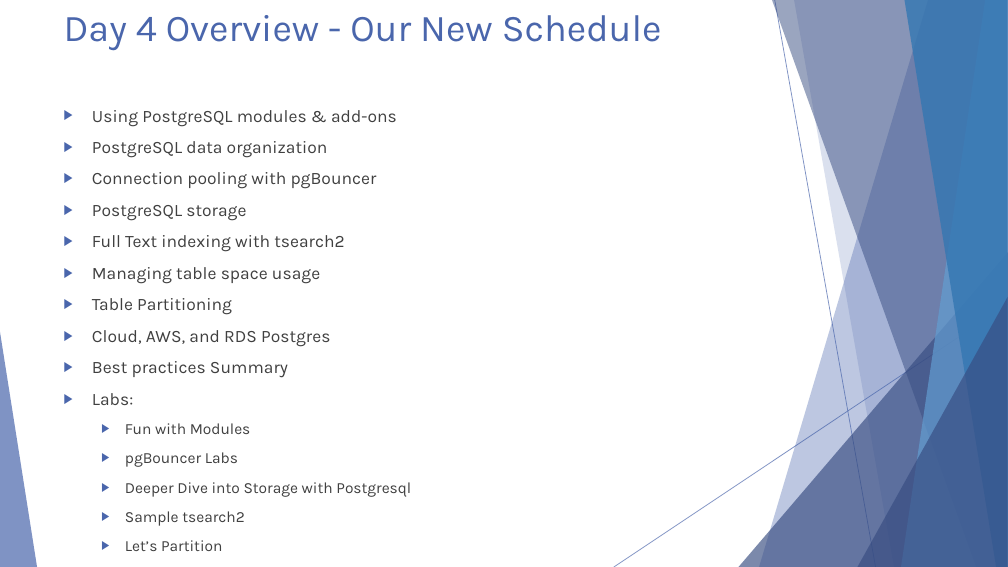
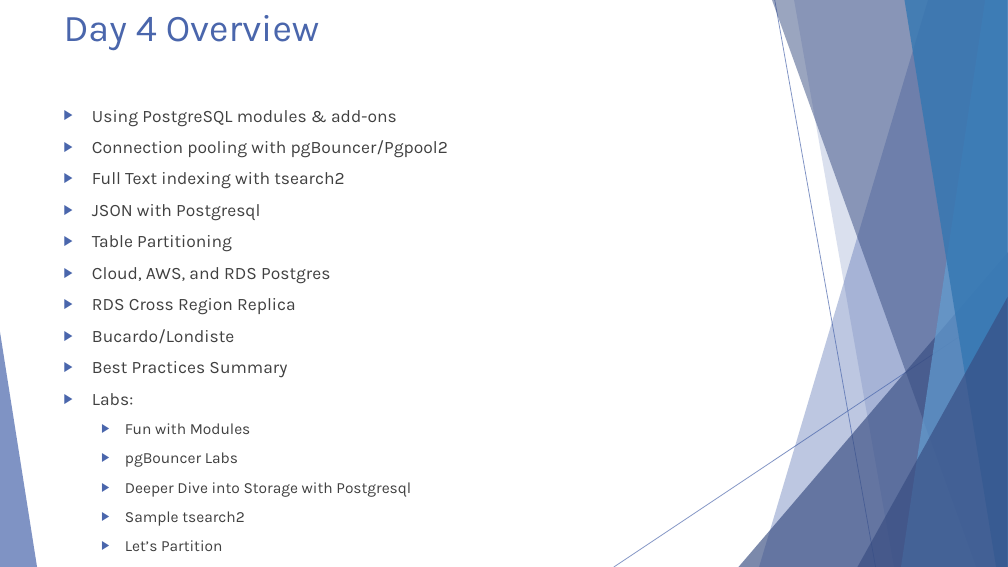
Before and after one commit to michaelrishiforrester/IntrotoPostgres2016, a slide deck: slide 2 of Presentations/Postgresql Presentation Day 4.pptx (slide 9 before the commit). Drawn at 1008x567 pixels with LibreOffice and Linux fonts; fonts in the diff are those of the drawing. Boxes give left, top, right and bottom in pixels: in the first picture for what was removed or moved away, otherwise in the second. Text is boxed around its words. In the diff, an @@ line names an element or a change of style, - is before the commit and + after.

```diff
--- a/Presentations/Postgresql Presentation Day 4.pptx
+++ b/Presentations/Postgresql Presentation Day 4.pptx
@@ title at (64,15,319,51): text changed @@
-Day 4 Overview - Our New Schedule
+Day 4 Overview
@@ text at (92,140,448,158): text changed @@
-▶ PostgreSQL data organization
-▶ Connection pooling with pgBouncer
-▶ PostgreSQL storage
+▶ Connection pooling with pgBouncer/Pgpool2
@@ text at (92,204,260,221): text changed @@
-▶ Managing table space usage
+▶ JSON with Postgresql
@@ text at (92,298,296,378): text changed @@
-▶ Best practices Summary
+▶ RDS Cross Region Replica
+▶ Bucardo/Londiste
+▶ Best Practices Summary
```
Also in this commit, not shown: 1 other slide changed, 6 slides added, 67 slides removed.
